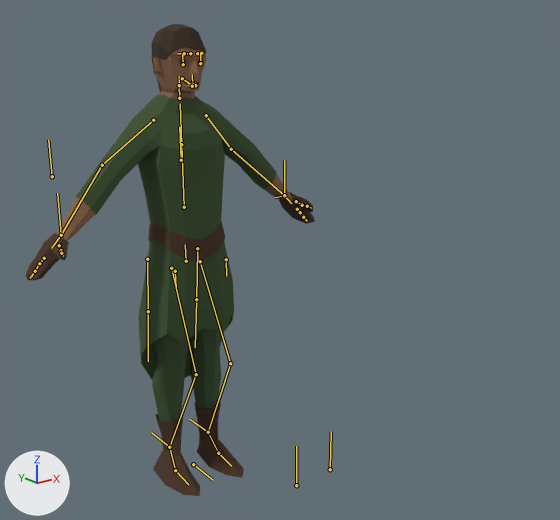
The glTF model Party/Olren/olren.glb: old version first, new version second.
Before and after are seen from a 50 mm lens placed at (-1.387, -2.268, 1.655), pointed at (0.164, -0.33, 0.879). The axes (+X, +Y, +Z) are drawn at lower left. The lights are the same throughout. Both versions are drawn at frame 1 of the action 'Draw'; the numbers are the values there. The bones that bend it are drawn over the model as lines.

Objects in the first picture: 'Belt.001', 'Body', 'Body.006', 'Gloves.001', 'Hair', 'Trousers.001', 'Tunic.001'.
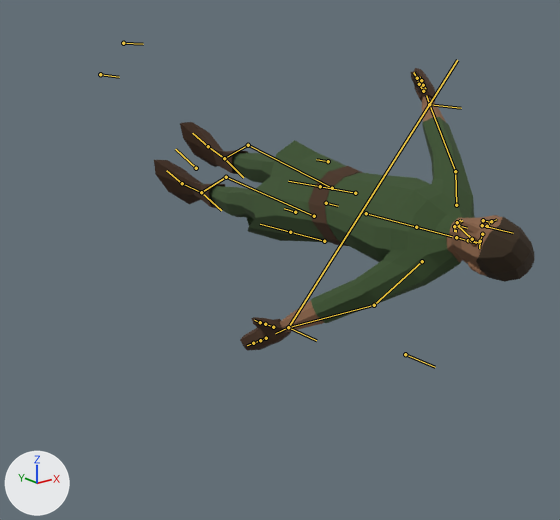
What changed in the scene script:
```text
Change bone_rig_object:
    where bone_rig_object = bpy.data.objects['Armature']  # the whole rig 'Armature'
    bone_rig_object.location: (0.0, 0.0, 0.0) -> (0.38, 0.511, 1.04)
    bone_rig_object.rotation_quaternion: (1.0, 0.0, 0.0, 0.0) -> (0.281, 0.281, 0.649, -0.649)  # degrees (0, 0, 0) -> degrees (90, 133, 0)
```

Boxes (x1, y1, x2, y2) around the edits, measured in the pictures (560 x 520 px):
'Tunic.001', no longer drawn
    before: (76, 95, 277, 381)
'Cube.013', now drawn
    after: (246, 117, 475, 323)
'Trousers.001', posed
    before: (149, 247, 224, 457)
    after: (195, 153, 328, 242)
'Body.006', posed (9% shorter)
    before: (153, 400, 244, 496)
    after: (154, 122, 248, 209)
'Body', posed
    before: (57, 46, 293, 451)
    after: (279, 96, 502, 332)
'Hair', posed
    before: (151, 24, 206, 92)
    after: (476, 217, 534, 282)
'Gloves.001', posed (32% narrower, 216% taller)
    before: (26, 192, 315, 281)
    after: (240, 68, 435, 351)
'Belt.001', posed
    before: (148, 221, 225, 260)
    after: (308, 166, 363, 246)
